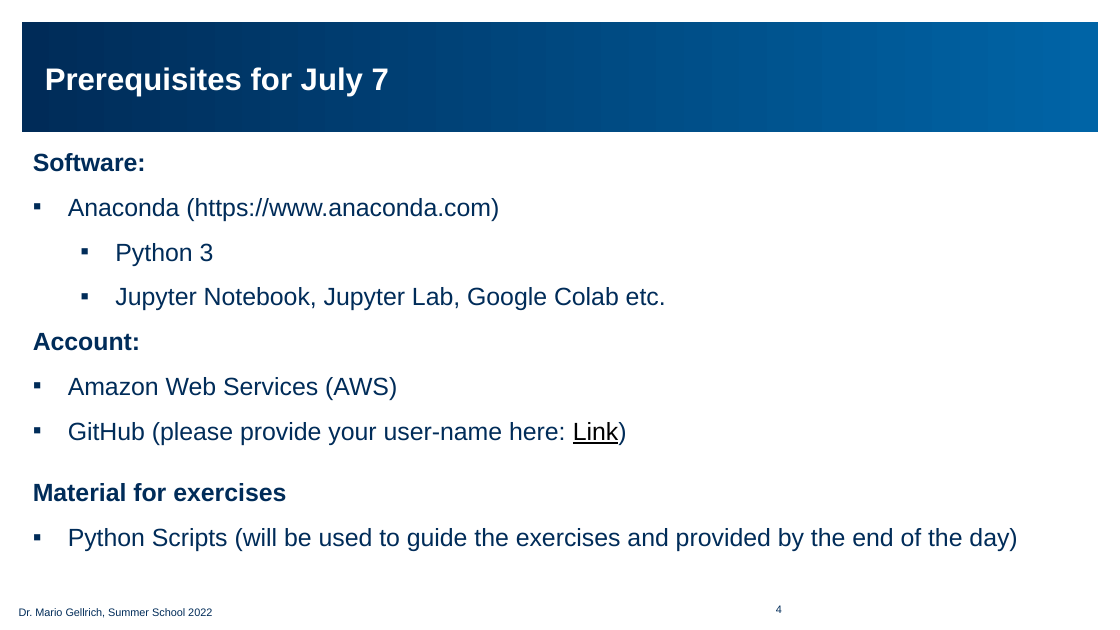
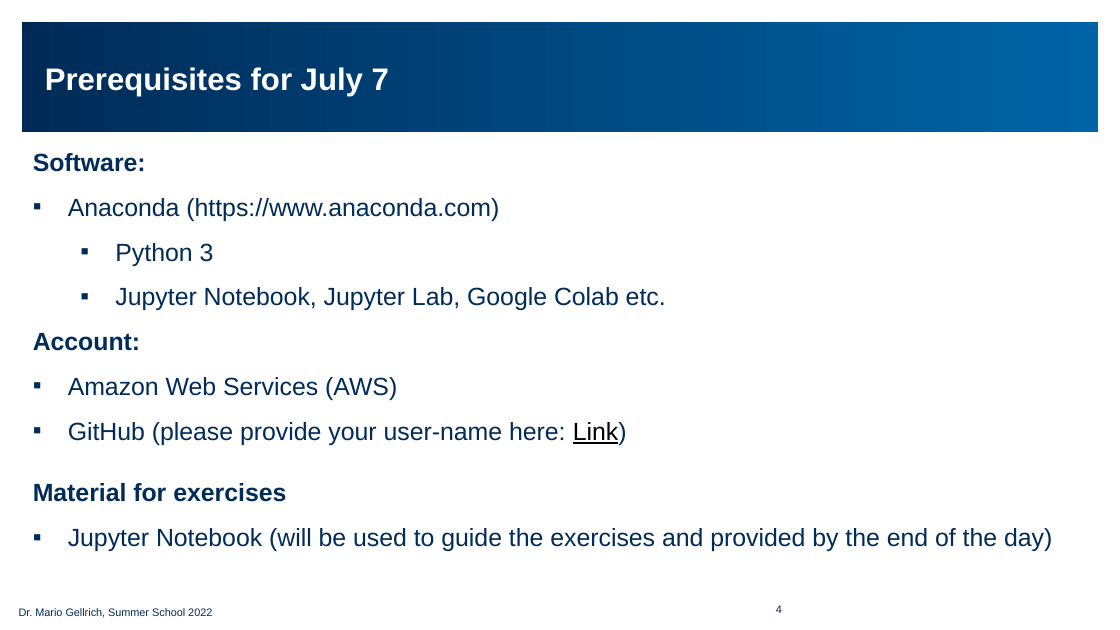
Before and after one commit to simschwab/summer_school_FS2022, a slide deck: slide 4 of Credit_Risk_Modeling/Slides_Credit_Risk_Modeling_Workshop_EN.pptx. Drawn at 1120x630 pixels with LibreOffice and Linux fonts; fonts in the diff are those of the drawing; background and template pictures are left out. Boxes give left, top, right and bottom in pixels: in the first picture for what was removed or moved away, otherwise in the second. Text is boxed around its words. In the diff, an @@ line names an element or a change of style, - is before the commit and + after.

```diff
--- a/Credit_Risk_Modeling/Slides_Credit_Risk_Modeling_Workshop_EN.pptx
+++ b/Credit_Risk_Modeling/Slides_Credit_Risk_Modeling_Workshop_EN.pptx
@@ text at (x1=68, y1=528, x2=1052, y2=551): text changed @@
-▪ Python Scripts (will be used to guide the exercises and provided by the end of the day)
+▪ Jupyter Notebook (will be used to guide the exercises and provided by the end of the day)
```
Also in this commit, not shown: 9 other slides changed, 1 slide removed, 1 other file.
